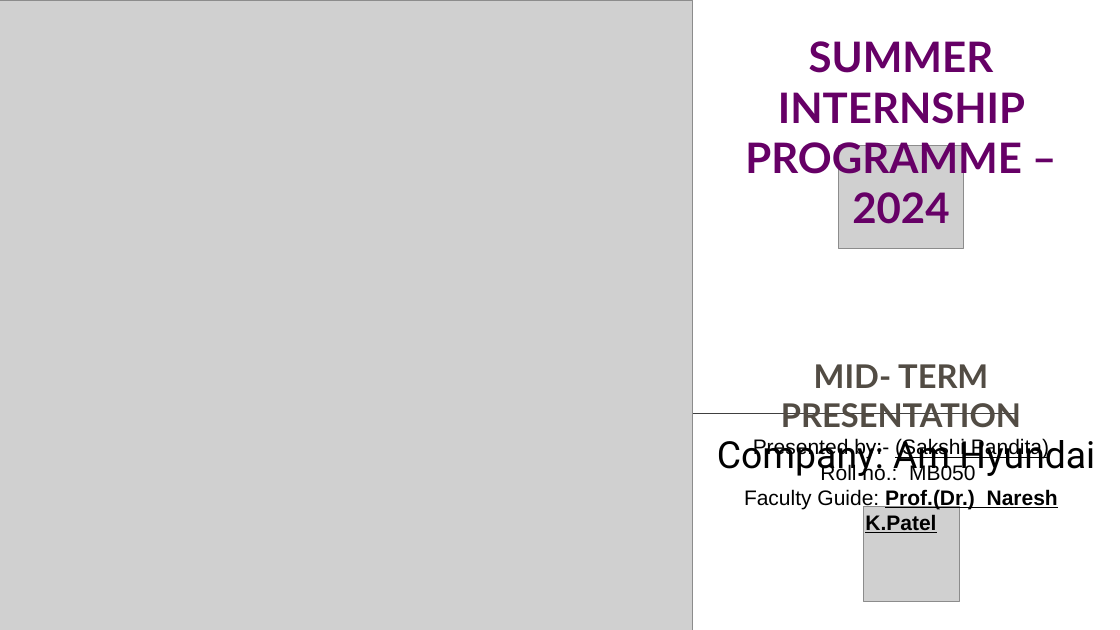
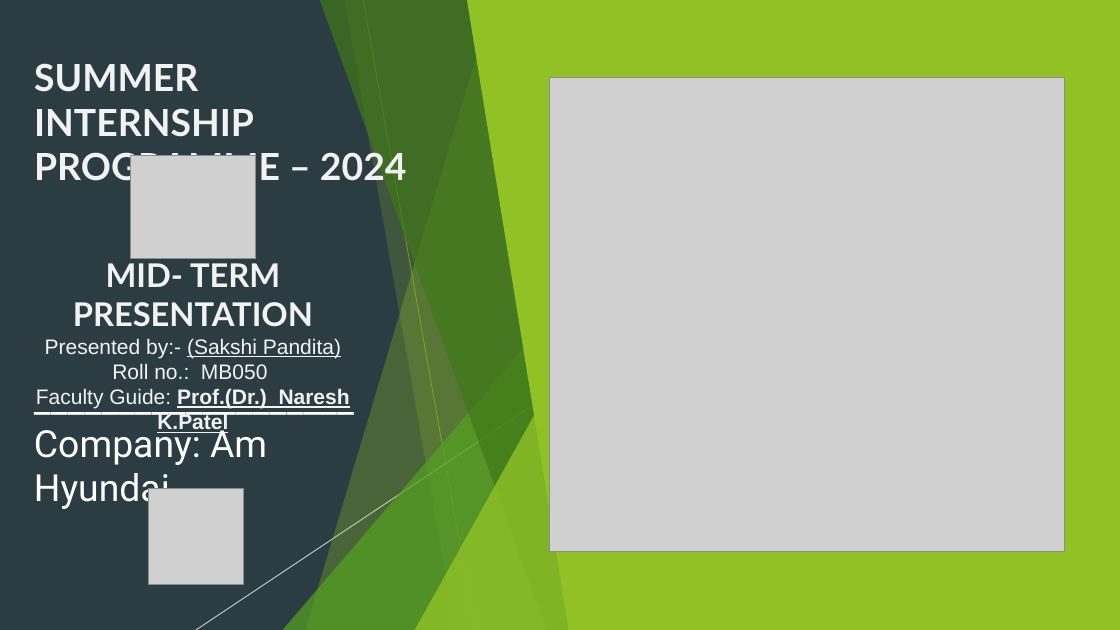
Before and after one commit to arjunrajput4638/ASHU, a slide deck: slide 1 of MB050_SAKSHI.pptx. Drawn at 1120x630 pixels with LibreOffice and Linux fonts; fonts in the diff are those of the drawing; grey boxes stand for pictures. Boxes give left, top, right and bottom in pixels: in the first picture for what was removed or moved away, otherwise in the second. Text is boxed around its words. In the diff, an @@ line names an element or a change of style, - is before the commit and + after.

```diff
--- a/MB050_SAKSHI.pptx
+++ b/MB050_SAKSHI.pptx
@@ background #FFFFFF to #2C3C43 @@
@@ rectangle at <box>0,0,1120,630</box>: fill #FFFFFF to #2C3C43 @@
@@ freeform shape added at <box>306,0,582,630</box>, fill #90C226 at 30% opacity @@
@@ freeform shape added at <box>319,0,581,630</box>, fill #3F7819 at 70% opacity @@
@@ freeform shape added at <box>344,0,582,630</box>, fill #90C226 at 20% opacity @@
@@ line added from (363, 0) to (476, 630), #6C921D 0.75 pt @@
@@ freeform shape added at <box>467,0,1120,630</box>, fill #90C226 @@
@@ text at <box>745,41,1025,224</box>: paragraph removed @@
-SUMMER INTERNSHIP PROGRAMME – 2024
@@ title added at <box>34,63,407,188</box>, 32 pt, text #F2F2F2, bold @@
+SUMMER INTERNSHIP PROGRAMME – 2024
@@ picture: place and size @@
-picture at <box>0,0,693,630</box>
+picture at <box>549,77,1065,551</box>
@@ picture: place and size @@
-picture at <box>839,145,965,249</box>
+picture at <box>130,156,256,260</box>
@@ text "MID- TERM PRESENTATION Presented by:- ...": place and size @@
-text "MID- TERM PRESENTATION Presented by:- ..." at <box>744,41,1058,533</box>
+text "MID- TERM PRESENTATION Presented by:- ..." at <box>36,258,350,434</box>
@@ text "MID- TERM PRESENTATION Presented by:- ..." at <box>36,258,350,434</box>: text colour #524C44 to #F2F2F2 in "MID- TERM PRESENTATION"; text colour #000000 to #F2F2F2 in "Presented by:- (Sakshi Pandita)", "Roll no.: MB050 Faculty Guide: Prof.(Dr.) Naresh ..." @@
@@ triangle added at <box>282,280,581,630</box>, fill #54A021 at 72% opacity @@
@@ line added from (634, 339) to (196, 630), #FFFFFF 0.75 pt @@
@@ triangle added at <box>415,330,582,630</box>, fill #90C226 at 80% opacity @@
@@ group added at <box>0,0,1120,630</box>: 5 freeform shapes, 3 triangles, 2 lines @@
@@ text at <box>34,422,267,511</box>: paragraph added @@
+___________________
@@ text "___________________": place and size @@
-text "___________________" at <box>717,438,1095,478</box>
+text "___________________" at <box>34,422,267,511</box>
@@ line removed from (499, 413) to (1017, 413) @@
@@ text at <box>34,422,267,511</box>: text colour #000000 to #FFFFFF in "Company: Am Hyundai"; alignment centre to left @@
@@ picture: place and size @@
-picture at <box>864,507,960,602</box>
+picture at <box>148,488,244,584</box>
@@ rectangle removed at <box>0,588,1120,630</box> @@
```
Also in this commit, not shown: 12 other slides changed, 1 slide added, 1 slide removed.
